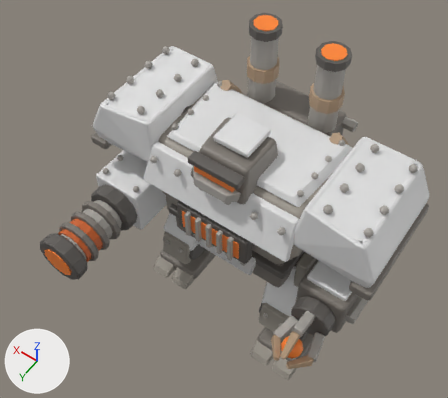
Renders of the glTF model game/models/crucible_commander.glb from each side of a commit.
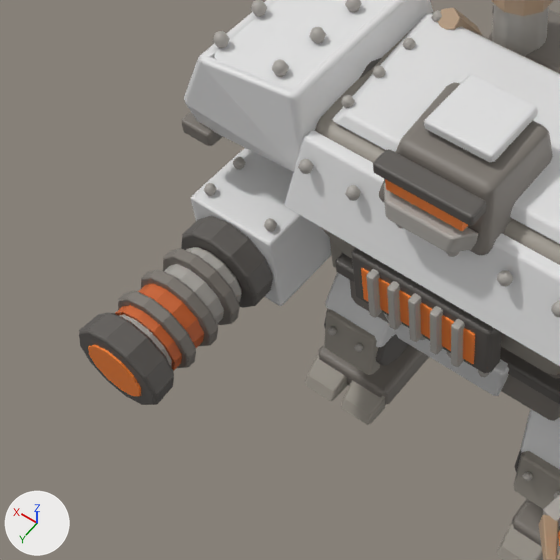
Each version appears first whole from a camera (50 mm lens) standing at (-1.004, 1.588, 3.292) and looking at (0.078, 0.073, 0.912), and next in a close-up on the part from 0% to 63% of the width and 19% to 90% of the height. Arrows for +X, +Y and +Z are at lower left; the lights stay in place. The first two pictures are the older version. Vertices at exactly the same position are counted once.

In view in the first close-up: 'Body', 'Turret'.
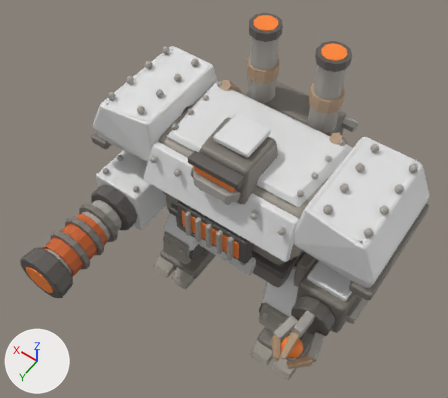
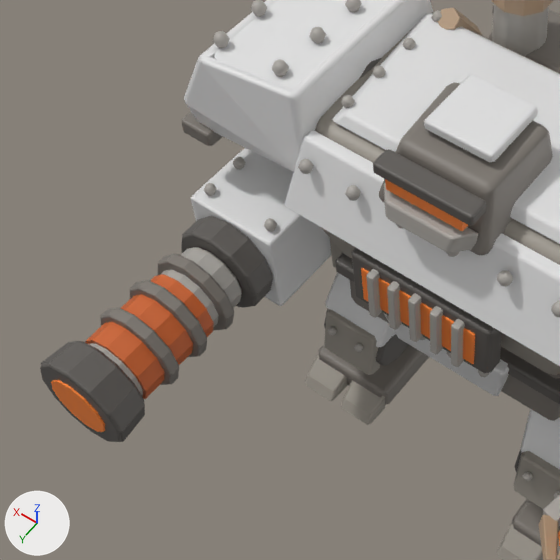
The change, as a list of edits to the scene's bpy script:
```text
Change me_turret:
    used by ob_turret; location = (0.0, -0.05, 0.74)
    remove me_turret.from_pydata(...)  # 3334 vertices, 6228 faces; spans x -0.77..0.77, y -0.48..0.81, z -0.15..0.89
    add me_turret.from_pydata(...)  # 3334 vertices, 6228 faces; spans x -0.77..0.77, y -0.48..0.93, z -0.15..0.89
    me_turret part 1: the loose piece of 48 vertices spanning x 0.45..0.69, y 0.48..0.51, z -0.1..0.14 is moved by (0.0, 0.02, 0.0)
    me_turret part 2: the loose piece of 48 vertices spanning x 0.45..0.69, y 0.56..0.6, z -0.1..0.14 is moved by (0.0, 0.04, 0.0)
    me_turret part 3: the loose piece of 48 vertices spanning x 0.45..0.69, y 0.64..0.68, z -0.1..0.14 is moved by (0.0, 0.06, 0.0)
    me_turret part 4: the loose piece of 48 vertices spanning x 0.44..0.7, y 0.72..0.8, z -0.11..0.15 is moved by (0.0, 0.11, 0.0)
    me_turret part 5: the loose piece of 24 vertices spanning x 0.49..0.65, y 0.8..0.81, z -0.06..0.1 is moved by (0.0, 0.12, 0.0)
    me_turret part 6: 36 of the vertices in x 0.47..0.67, y 0.7..0.74, z -0.08..0.12 are moved by (0.0, 0.1, 0.0)
```

Changed parts and their boxes [x1, y1, x2, y2] in the close-ups (560 x 560 px; the box of a moved part takes in the faces that stretch with it):
'Turret', reshaped: before [79, 0, 560, 560]; after [40, 0, 560, 560]
part 1 of me_turret, moved or reshaped: before [163, 249, 240, 325]; after [158, 254, 234, 330]
part 2 of me_turret, moved or reshaped: before [141, 270, 218, 346]; after [130, 280, 207, 357]
part 3 of me_turret, moved or reshaped: before [118, 291, 196, 368]; after [100, 308, 179, 385]
part 4 of me_turret, moved or reshaped: before [79, 313, 174, 405]; after [40, 341, 145, 442]
part 5 of me_turret, moved or reshaped: before [88, 345, 141, 396]; after [51, 380, 105, 432]
part 6 of me_turret, moved or reshaped: before [115, 247, 242, 370]; after [85, 247, 242, 399]
